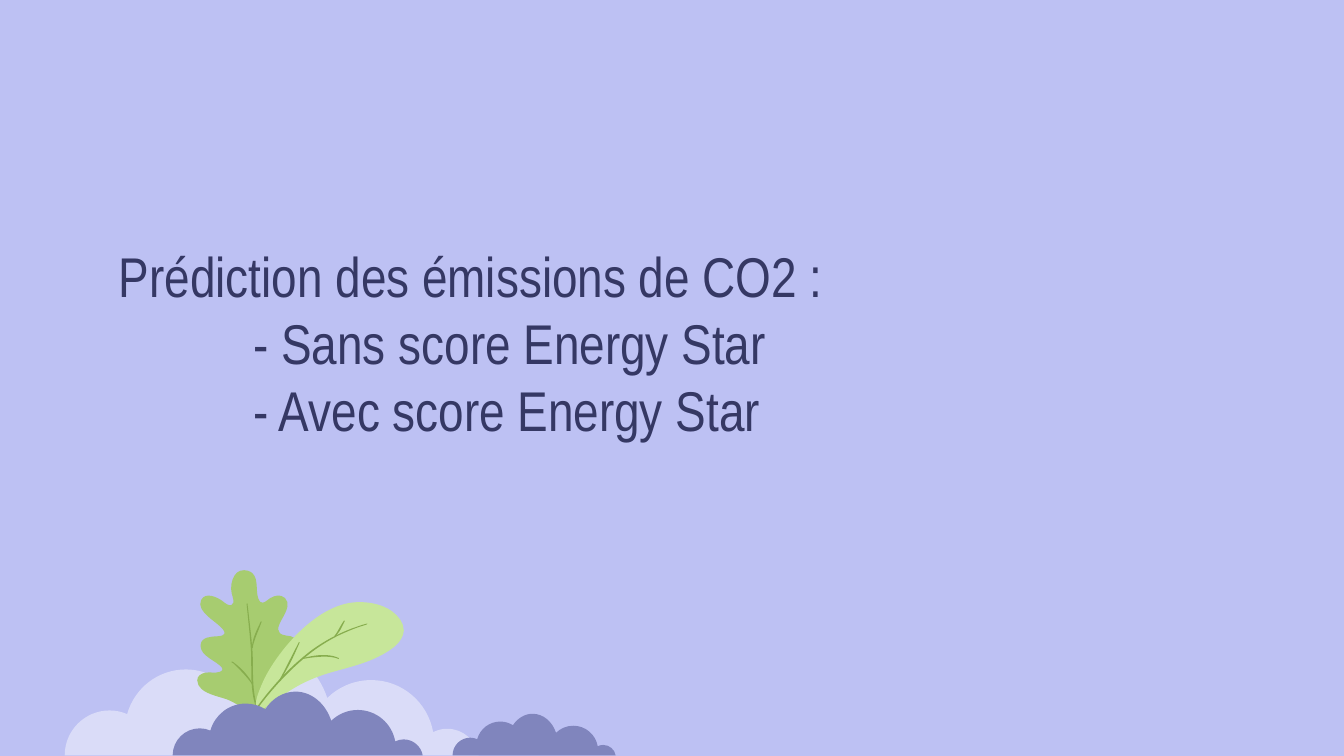
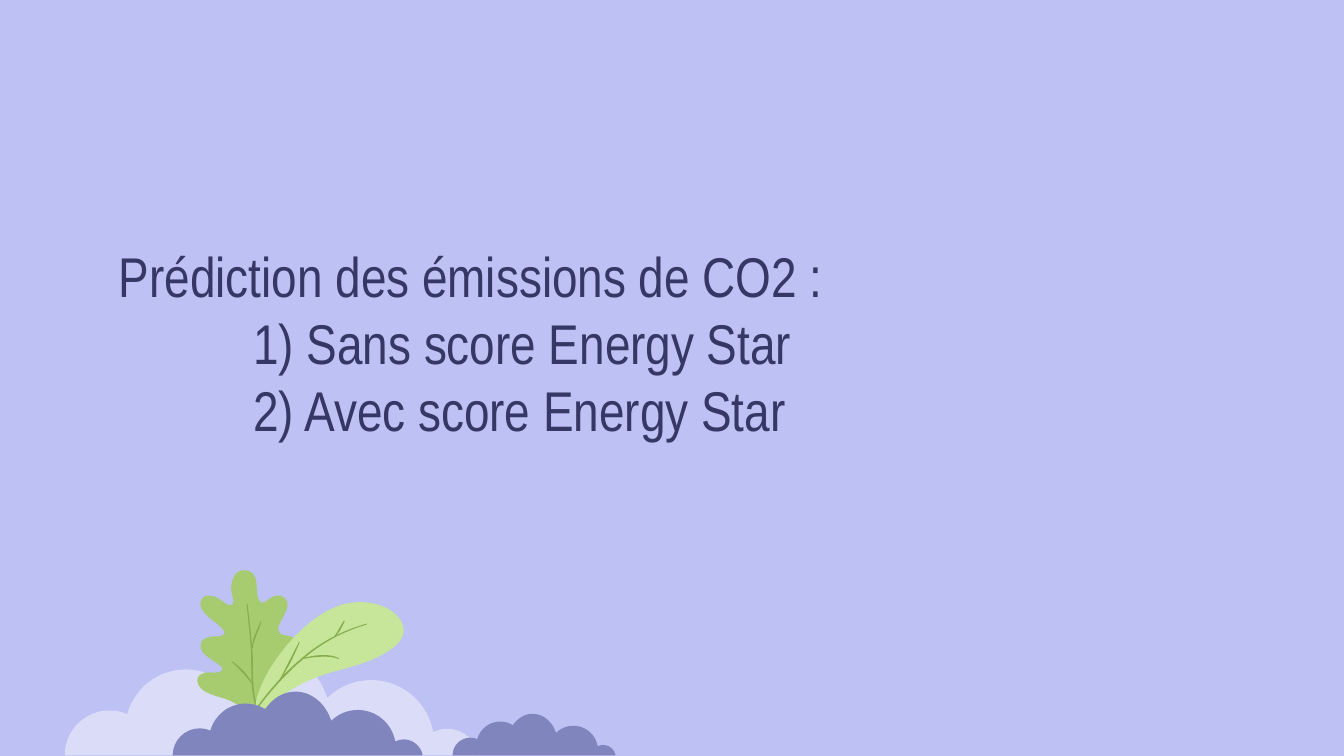
Before and after one commit to Sylvariane/Anticipez_les_besoins_en_electricite, a slide deck: slide 25 of Pélec_03_presentation.pptx (slide 23 before the commit). Drawn at 1344x756 pixels with LibreOffice and Linux fonts; fonts in the diff are those of the drawing. Boxes give left, top, right and bottom in pixels: in the first picture for what was removed or moved away, otherwise in the second. Text is boxed around its words. In the diff, an @@ line names an element or a change of style, - is before the commit and + after.

```diff
--- a/Pélec_03_presentation.pptx
+++ b/Pélec_03_presentation.pptx
@@ title at <box>119,256,797,441</box>: text changed @@
-Prédiction des émissions de CO2 :
-- Sans score Energy Star
-- Avec score Energy Star
+Prédiction des émissions de CO2 :
+1) Sans score Energy Star
+2) Avec score Energy Star
```
Also in this commit, not shown: 25 other slides changed, 3 slides added, 2 other files.
